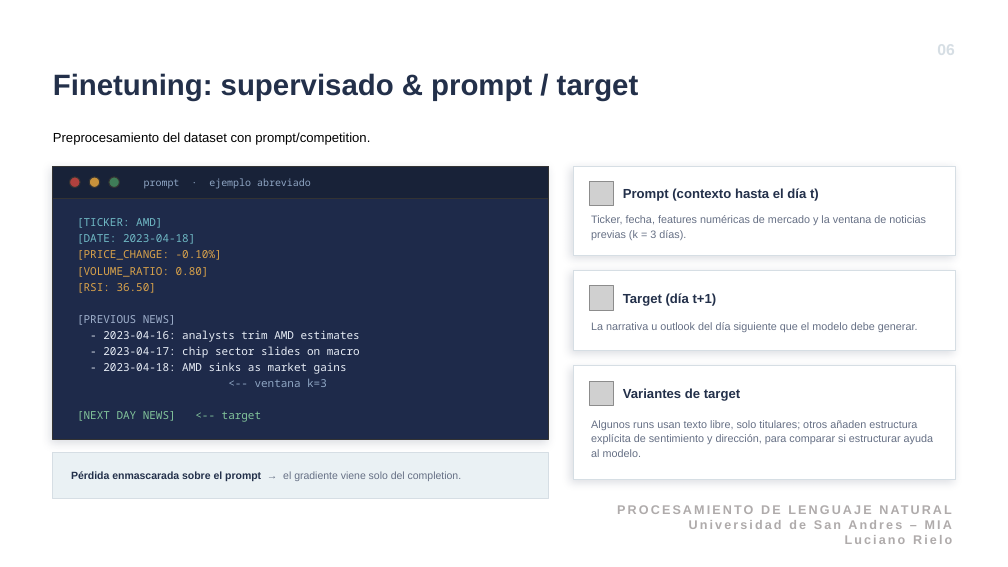
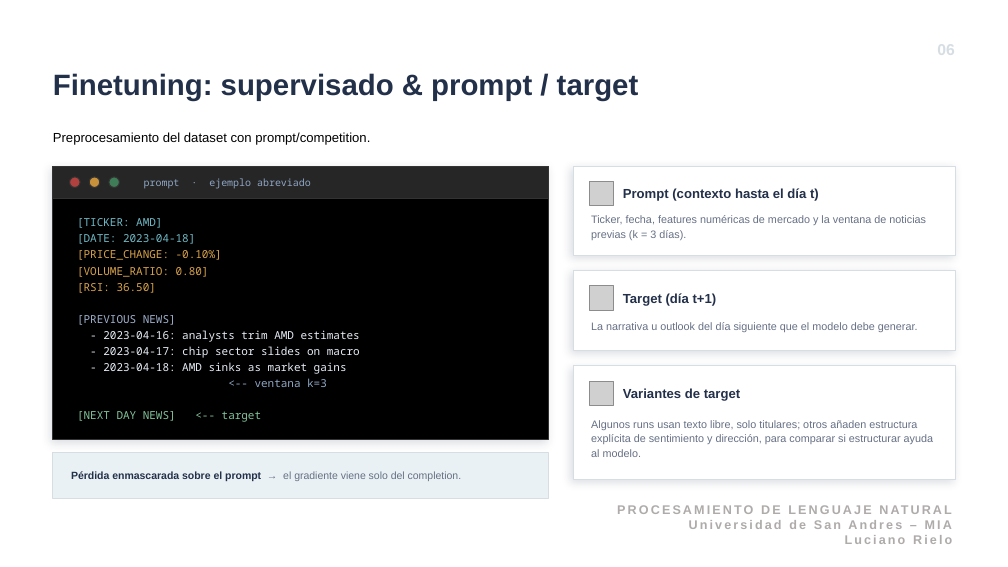
Before and after one commit to LucianoRielo/news-ai-generator, a slide deck: slide 6 of presentacion_nlp_finanzas.pptx. Drawn at 1008x567 pixels with LibreOffice and Linux fonts; fonts in the diff are those of the drawing; grey boxes stand for pictures. Boxes give left, top, right and bottom in pixels: in the first picture for what was removed or moved away, otherwise in the second. Text is boxed around its words. In the diff, an @@ line names an element or a change of style, - is before the commit and + after.

```diff
--- a/presentacion_nlp_finanzas.pptx
+++ b/presentacion_nlp_finanzas.pptx
@@ rectangle at [53, 166, 548, 440]: fill #1E2A4A to #000000 @@
@@ rectangle at [53, 166, 548, 198]: fill #182238 to #262626 @@
```
Also in this commit, not shown: 10 other slides changed, 1 slide removed.
